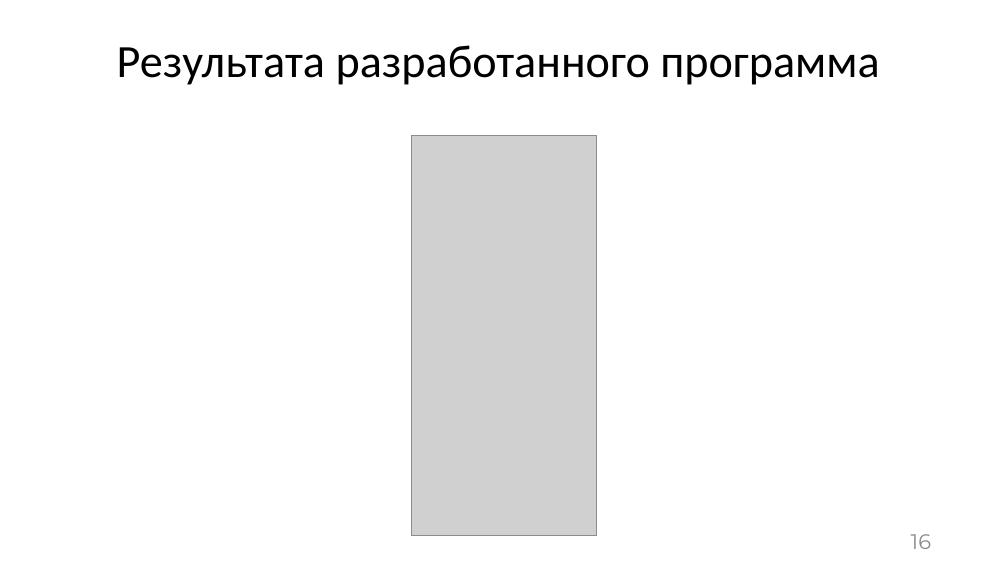
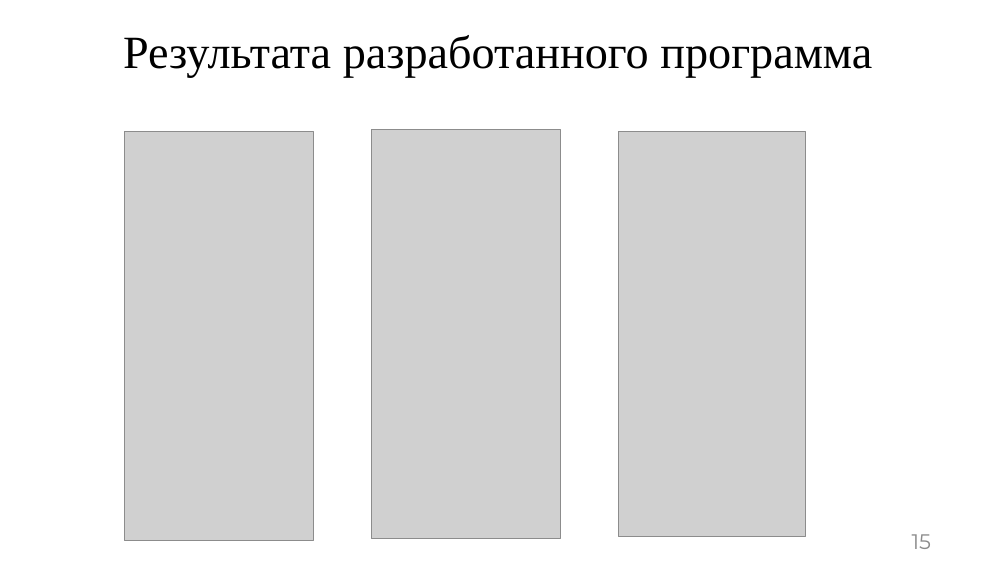
Before and after one commit to asusoft/Diplomnaya, a slide deck: slide 15 of ВКР/Презентация/Презентация к БКР Шеху А.У. ПрИн-467.pptx (slide 16 before the commit). Drawn at 1008x567 pixels with LibreOffice and Linux fonts; fonts in the diff are those of the drawing; grey boxes stand for pictures. Boxes give left, top, right and bottom in pixels: in the first picture for what was removed or moved away, otherwise in the second. Text is boxed around its words. In the diff, an @@ line names an element or a change of style, - is before the commit and + after.

```diff
--- a/ВКР/Презентация/Презентация к БКР Шеху А.У. ПрИн-467.pptx
+++ b/ВКР/Презентация/Презентация к БКР Шеху А.У. ПрИн-467.pptx
@@ title "Результата разработанного программа": place and size @@
-title "Результата разработанного программа" at (117,45,880,85)
+title "Результата разработанного программа" at (123,35,872,77)
@@ title "Результата разработанного программа" at (123,35,872,77): font Calibri to Times New Roman @@
@@ picture: place and size @@
-picture at (412,135,597,535)
+picture at (124,132,313,541)
@@ picture added at (371,129,560,539) @@
@@ picture added at (619,132,805,537) @@
@@ page number at (912,534,931,549): text changed @@
-16
+15
```
Also in this commit, not shown: 10 other slides changed, 6 slides added, 9 slides removed, 29 other files.
